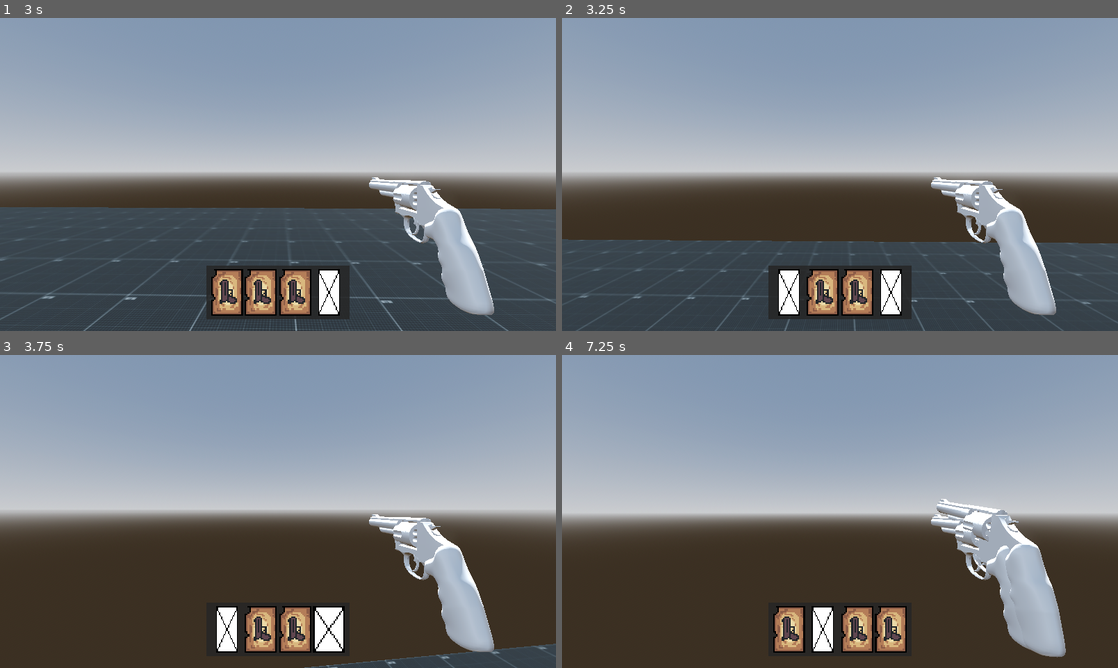
Above: before the commit, frames 1-4 (two rows, left to right).
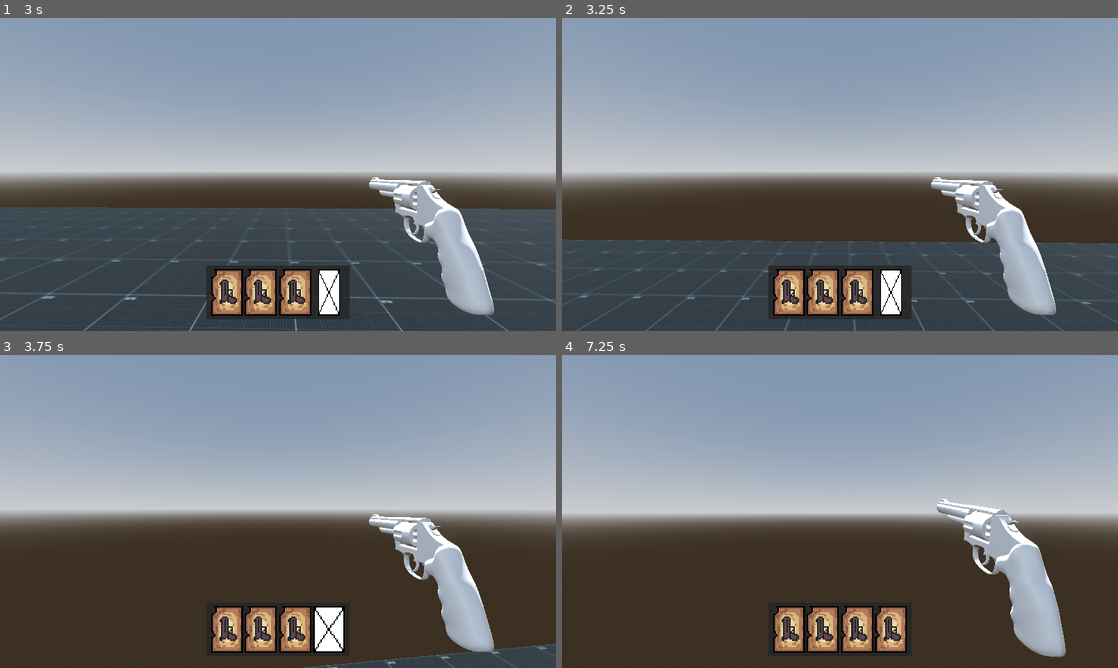
Above: after the commit, the same moments.

Repository: OctoCrane/Card-Caster
Game: Godot game, scene res://Levels/testlevel_001.tscn
The game is run twice, just before and just after one commit, with the same random seed, the same clock (stepped at 60 frames per second) and the same inputs.
Inputs (mouse positions are in pixels of both pictures, inside the frame that each line leads up to):
- Up to frame 1 (3 s): tap Enter (ui_accept) at 0.5 s; move the mouse to (305, 174) at 0.52 s; hold W (move_forward) from 0.53 s (still down); tap 1 (1) at 0.6 s; tap Space (jump) at 0.77, 1.52 s; tap 2 (2) at 0.8, 1.35 s; move the mouse to (250, 174) at 1.27 s; tap 3 (3) at 1.55, 2.1 s; move the mouse to (289, 168) at 2.02 s; tap 4 (4) at 2.3, 2.85 s; move the mouse to (272, 180) at 2.77 s
- Up to frame 2 (3.25 s): keep holding W (move_forward); tap Space (jump) at 3.02 s; tap 1 (1) at 3.05 s
- Up to frame 3 (3.75 s): keep holding W (move_forward); move the mouse to (316, 514) at 3.52 s; tap 1 (1) at 3.6 s
- Up to frame 4 (7.25 s): tap Space (jump) at 3.77, 4.52, 6.02, 6.77 s; tap 2 (2) at 3.8, 4.35, 6.8 s; move the mouse to (795, 508) at 4.27 s; tap 3 (3) at 4.55, 5.1 s; move the mouse to (845, 511) at 5.02 s; tap 4 (4) at 5.3, 5.85 s; move the mouse to (817, 505) at 5.77 s; release W (move_forward) at 5.78 s; hold D (move_right) 5.78-6.53 s; tap 1 (1) at 6.05 s; move the mouse to (867, 511) at 6.52 s; press the mouse at (867, 511) at 6.53 s; hold W (move_forward) from 6.53 s (still down)

Frame 1 is identical in both runs. In frame 2, 0.8% of the frame differs, in the area x 38-44%, y 80-96%; in frame 3, 0.8%; in frame 4, 2.0%, in the area x 44-85%, y 50-96%.

Commit message:
I forgor what I did, prob something to do with the card system

Diff:
--- a/Actors/Scripts/player.gd
+++ b/Actors/Scripts/player.gd
@@ -96,22 +96,27 @@
 	if main_cards[pos] == null:
 		return
 
-	use_card(main_cards[pos])
-	main_cards[pos] = null
-	timer_arr[pos].start()
-	show_deck()
+	if use_card(main_cards[pos]):
+		main_cards[pos] = null
+		timer_arr[pos].start()
+		show_deck()
 
-func use_card(card : CardProperties):
+func use_card(card : CardProperties) -> bool:
 	if card.scene == null:
-		return
+		return true
 
 	if "Weapon":
-		var weapon = card.scene.instantiate()
-		weapon.weapon_manager = weapon_manager
-		weapon_manager.add_child(weapon)
+		if weapon_manager.get_child_count() == 0:
+			var weapon = card.scene.instantiate()
+			weapon.weapon_manager = weapon_manager
+			weapon_manager.add_child(weapon)
+		else:
+			return false
 	else:
-		return
+		return true
+
 	reserve_deck.append(card)
+	return true
 
 func replace_card(pos : int):
 	if main_cards[pos] == null:
--- a/Resources/Cards/card_properties.gd
+++ b/Resources/Cards/card_properties.gd
@@ -3,7 +3,6 @@
 
 @export var name : StringName
 @export_range(0, 9, 1.0) var mana_cost : int
-
 @export var texture : Texture
 @export var collection : StringName
 
--- a/Scenes/player.tscn
+++ b/Scenes/player.tscn
@@ -148,17 +148,17 @@
 layout_mode = 2
 
 [node name="CardTimer1" type="Timer" parent="."]
-wait_time = 1.0999999999999999
+wait_time = 1.1
 one_shot = true
 
 [node name="CardTimer2" type="Timer" parent="."]
-wait_time = 1.0999999999999999
+wait_time = 1.1
 one_shot = true
 
 [node name="CardTimer3" type="Timer" parent="."]
-wait_time = 1.0999999999999999
+wait_time = 1.1
 one_shot = true
 
 [node name="CardTimer4" type="Timer" parent="."]
-wait_time = 1.0999999999999999
+wait_time = 1.1
 one_shot = true
--- a/Weapon/Scenes/pistol.tscn
+++ b/Weapon/Scenes/pistol.tscn
@@ -42,45 +42,86 @@
 "values": [Vector3(0, 0, 0)]
 }
 
-[sub_resource type="Animation" id="Animation_wyech"]
-resource_name = "shoot"
-length = 0.8
+[sub_resource type="Animation" id="Animation_tf3mw"]
+resource_name = "equip"
+length = 0.4
+step = 0.1
+tracks/0/type = "value"
+tracks/0/imported = false
+tracks/0/enabled = true
+tracks/0/path = NodePath("revolver:position")
+tracks/0/interp = 2
+tracks/0/loop_wrap = true
+tracks/0/keys = {
+"times": PackedFloat32Array(0, 0.4),
+"transitions": PackedFloat32Array(1, 1),
+"update": 0,
+"values": [Vector3(0, -1.0227532, 0), Vector3(0, 0, 0)]
+}
+tracks/1/type = "value"
+tracks/1/imported = false
+tracks/1/enabled = true
+tracks/1/path = NodePath("revolver:rotation")
+tracks/1/interp = 1
+tracks/1/loop_wrap = true
+tracks/1/keys = {
+"times": PackedFloat32Array(0, 0.4),
+"transitions": PackedFloat32Array(1, 1),
+"update": 0,
+"values": [Vector3(0, -1.5707964, 0), Vector3(0, -1.5707964, 0)]
+}
+tracks/2/type = "value"
+tracks/2/imported = false
+tracks/2/enabled = true
+tracks/2/path = NodePath("revolver:scale")
+tracks/2/interp = 1
+tracks/2/loop_wrap = true
+tracks/2/keys = {
+"times": PackedFloat32Array(0, 0.4),
+"transitions": PackedFloat32Array(1, 1),
+"update": 0,
+"values": [Vector3(0.105, 0.105, 0.105), Vector3(0.105, 0.105, 0.105)]
+}
+
+[sub_resource type="Animation" id="Animation_6ijqn"]
+resource_name = "exit"
+length = 0.4
 step = 0.001
 tracks/0/type = "value"
 tracks/0/imported = false
 tracks/0/enabled = true
-tracks/0/path = NodePath("revolver:scale")
-tracks/0/interp = 1
-tracks/0/loop_wrap = true
-tracks/0/keys = {
-"times": PackedFloat32Array(0),
-"transitions": PackedFloat32Array(1),
-"update": 0,
-"values": [Vector3(0.105, 0.105, 0.105)]
-}
-tracks/1/type = "value"
-tracks/1/imported = false
-tracks/1/enabled = true
-tracks/1/path = NodePath("revolver:rotation")
-tracks/1/interp = 2
-tracks/1/loop_wrap = true
-tracks/1/keys = {
-"times": PackedFloat32Array(0, 0.049999997, 0.73333335),
-"transitions": PackedFloat32Array(1, 1, 1),
-"update": 0,
-"values": [Vector3(0, -1.5707964, 0), Vector3(0, -1.5707964, -0.95818573), Vector3(0, -1.5707964, 0)]
-}
-tracks/2/type = "value"
-tracks/2/imported = false
-tracks/2/enabled = true
-tracks/2/path = NodePath("revolver:position")
-tracks/2/interp = 2
-tracks/2/loop_wrap = true
-tracks/2/keys = {
-"times": PackedFloat32Array(0, 0.05, 0.73333335),
-"transitions": PackedFloat32Array(1, 1, 1),
-"update": 0,
-"values": [Vector3(0, 0, 0), Vector3(0, 0.221, 0.196), Vector3(0, 0, 0)]
+tracks/0/path = NodePath("revolver:position")
+tracks/0/interp = 2
+tracks/0/loop_wrap = true
+tracks/0/keys = {
+"times": PackedFloat32Array(0, 0.4),
+"transitions": PackedFloat32Array(1, 1),
+"update": 0,
+"values": [Vector3(0, 0, 0), Vector3(0, -1.023, 0)]
+}
+tracks/1/type = "value"
+tracks/1/imported = false
+tracks/1/enabled = true
+tracks/1/path = NodePath("revolver:scale")
+tracks/1/interp = 1
+tracks/1/loop_wrap = true
+tracks/1/keys = {
+"times": PackedFloat32Array(0, 0.4),
+"transitions": PackedFloat32Array(1, 1),
+"update": 0,
+"values": [Vector3(0.105, 0.105, 0.105), Vector3(0.105, 0.105, 0.105)]
+}
+tracks/2/type = "value"
+tracks/2/imported = false
+tracks/2/enabled = true
+tracks/2/path = NodePath("revolver:rotation")
+tracks/2/interp = 1
+tracks/2/loop_wrap = true
+tracks/2/keys = {
+"times": PackedFloat32Array(0, 0.4),
+"transitions": PackedFloat32Array(1, 1),
+"update": 0,
+"values": [Vector3(0, -1.5707964, 0), Vector3(0, -1.5707964, 0)]
 }
 tracks/3/type = "method"
 tracks/3/imported = false
@@ -89,94 +130,67 @@
 tracks/3/interp = 1
 tracks/3/loop_wrap = true
 tracks/3/keys = {
+"times": PackedFloat32Array(0.4),
+"transitions": PackedFloat32Array(1),
+"values": [{
+"args": [],
+"method": &"queue_free"
+}]
+}
+
+[sub_resource type="Animation" id="Animation_wyech"]
+resource_name = "shoot"
+length = 0.8
+step = 0.001
+tracks/0/type = "value"
+tracks/0/imported = false
+tracks/0/enabled = true
+tracks/0/path = NodePath("revolver:scale")
+tracks/0/interp = 1
+tracks/0/loop_wrap = true
+tracks/0/keys = {
+"times": PackedFloat32Array(0),
+"transitions": PackedFloat32Array(1),
+"update": 0,
+"values": [Vector3(0.105, 0.105, 0.105)]
+}
+tracks/1/type = "value"
+tracks/1/imported = false
+tracks/1/enabled = true
+tracks/1/path = NodePath("revolver:rotation")
+tracks/1/interp = 2
+tracks/1/loop_wrap = true
+tracks/1/keys = {
+"times": PackedFloat32Array(0, 0.049999997, 0.73333335),
+"transitions": PackedFloat32Array(1, 1, 1),
+"update": 0,
+"values": [Vector3(0, -1.5707964, 0), Vector3(0, -1.5707964, -0.95818573), Vector3(0, -1.5707964, 0)]
+}
+tracks/2/type = "value"
+tracks/2/imported = false
+tracks/2/enabled = true
+tracks/2/path = NodePath("revolver:position")
+tracks/2/interp = 2
+tracks/2/loop_wrap = true
+tracks/2/keys = {
+"times": PackedFloat32Array(0, 0.05, 0.73333335),
+"transitions": PackedFloat32Array(1, 1, 1),
+"update": 0,
+"values": [Vector3(0, 0, 0), Vector3(0, 0.221, 0.196), Vector3(0, 0, 0)]
+}
+tracks/3/type = "method"
+tracks/3/imported = false
+tracks/3/enabled = true
+tracks/3/path = NodePath(".")
+tracks/3/interp = 1
+tracks/3/loop_wrap = true
+tracks/3/keys = {
 "times": PackedFloat32Array(0),
 "transitions": PackedFloat32Array(1),
 "values": [{
 "args": [],
 "method": &"shoot"
 }]
-}
-
-[sub_resource type="Animation" id="Animation_tf3mw"]
-resource_name = "equip"
-length = 0.4
-step = 0.1
-tracks/0/type = "value"
-tracks/0/imported = false
-tracks/0/enabled = true
-tracks/0/path = NodePath("revolver:position")
-tracks/0/interp = 2
-tracks/0/loop_wrap = true
-tracks/0/keys = {
-"times": PackedFloat32Array(0, 0.4),
-"transitions": PackedFloat32Array(1, 1),
-"update": 0,
-"values": [Vector3(0, -1.0227532, 0), Vector3(0, 0, 0)]
-}
-tracks/1/type = "value"
-tracks/1/imported = false
-tracks/1/enabled = true
-tracks/1/path = NodePath("revolver:rotation")
-tracks/1/interp = 1
-tracks/1/loop_wrap = true
-tracks/1/keys = {
-"times": PackedFloat32Array(0, 0.4),
-"transitions": PackedFloat32Array(1, 1),
-"update": 0,
-"values": [Vector3(0, -1.5707964, 0), Vector3(0, -1.5707964, 0)]
-}
-tracks/2/type = "value"
-tracks/2/imported = false
-tracks/2/enabled = true
-tracks/2/path = NodePath("revolver:scale")
-tracks/2/interp = 1
-tracks/2/loop_wrap = true
-tracks/2/keys = {
-"times": PackedFloat32Array(0, 0.4),
-"transitions": PackedFloat32Array(1, 1),
-"update": 0,
-"values": [Vector3(0.105, 0.105, 0.105), Vector3(0.105, 0.105, 0.105)]
-}
-
-[sub_resource type="Animation" id="Animation_6ijqn"]
-resource_name = "exit"
-length = 0.4
-step = 0.001
-tracks/0/type = "value"
-tracks/0/imported = false
-tracks/0/enabled = true
-tracks/0/path = NodePath("revolver:position")
-tracks/0/interp = 2
-tracks/0/loop_wrap = true
-tracks/0/keys = {
-"times": PackedFloat32Array(0, 0.4),
-"transitions": PackedFloat32Array(1, 1),
-"update": 0,
-"values": [Vector3(0, 0, 0), Vector3(0, -1.023, 0)]
-}
-tracks/1/type = "value"
-tracks/1/imported = false
-tracks/1/enabled = true
-tracks/1/path = NodePath("revolver:scale")
-tracks/1/interp = 1
-tracks/1/loop_wrap = true
-tracks/1/keys = {
-"times": PackedFloat32Array(0, 0.4),
-"transitions": PackedFloat32Array(1, 1),
-"update": 0,
-"values": [Vector3(0.105, 0.105, 0.105), Vector3(0.105, 0.105, 0.105)]
-}
-tracks/2/type = "value"
-tracks/2/imported = false
-tracks/2/enabled = true
-tracks/2/path = NodePath("revolver:rotation")
-tracks/2/interp = 1
-tracks/2/loop_wrap = true
-tracks/2/keys = {
-"times": PackedFloat32Array(0, 0.4),
-"transitions": PackedFloat32Array(1, 1),
-"update": 0,
-"values": [Vector3(0, -1.5707964, 0), Vector3(0, -1.5707964, 0)]
 }
 
 [sub_resource type="AnimationLibrary" id="AnimationLibrary_t7l8t"]
--- a/Weapon/weapon.gd
+++ b/Weapon/weapon.gd
@@ -6,7 +6,7 @@
 @export var damage_per_bullet := 10
 @export var bullet_count := 1
 @export var inaccuracy := 0
-@export var max_duration := 10.0
+@export var max_duration := 5.0
 
 var dur := max_duration
 
